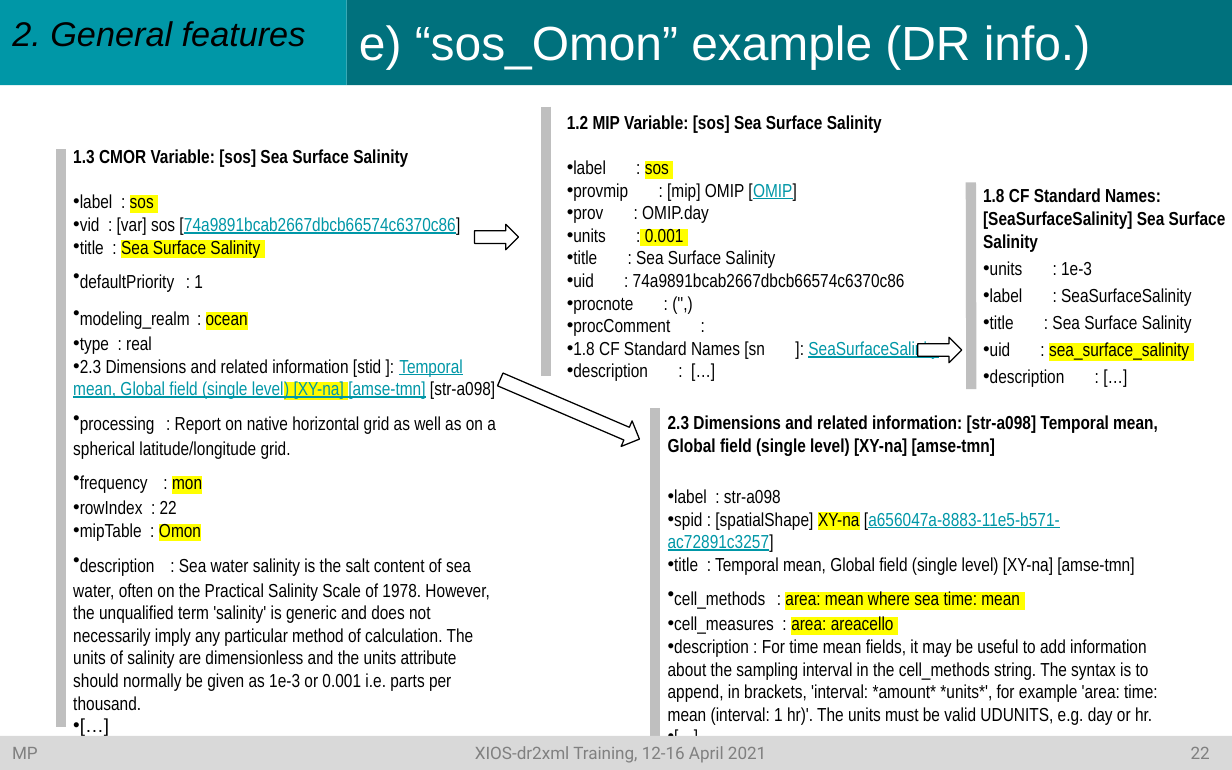
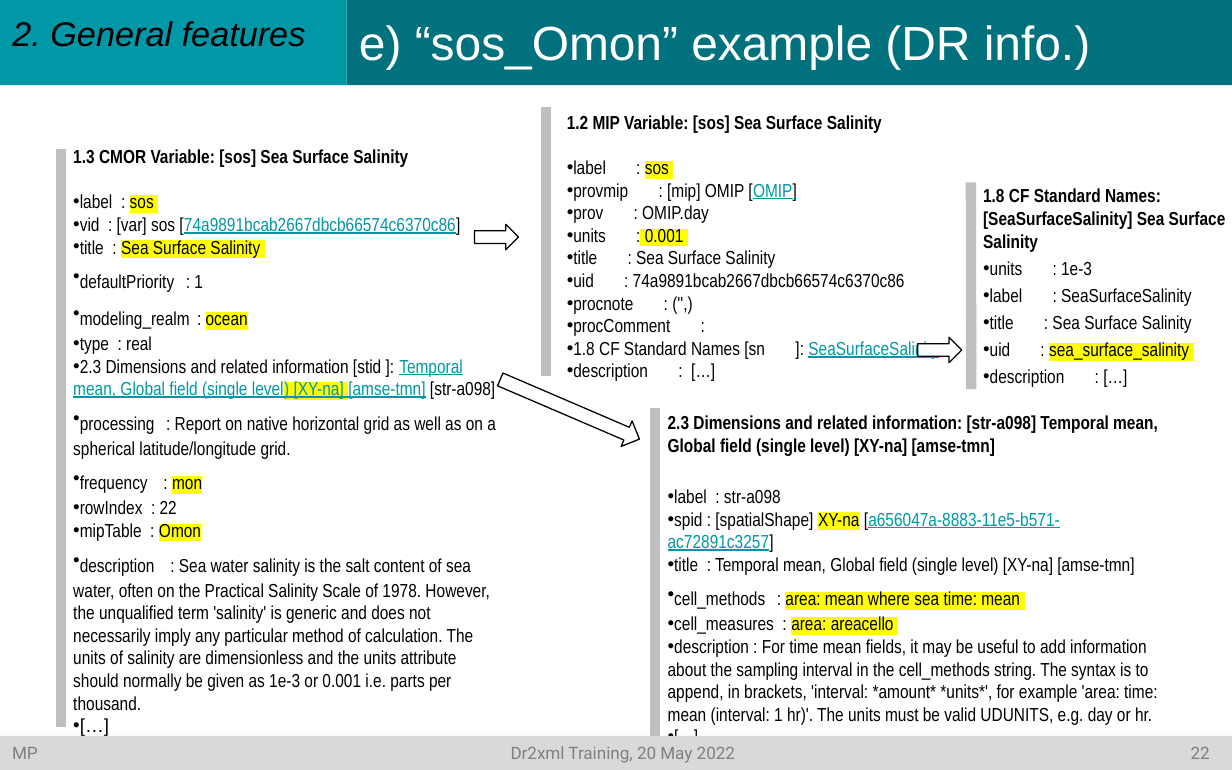
Before and after one commit to rigoudyg/dr2xml, a slide deck: slide 23 of slides/Formation_dr2xml.pptx. Drawn at 1232x770 pixels with LibreOffice and Linux fonts; fonts in the diff are those of the drawing. Boxes give left, top, right and bottom in pixels: in the first picture for what was removed or moved away, otherwise in the second. Text is boxed around its words. In the diff, an @@ line names an element or a change of style, - is before the commit and + after.

Commit message:
slides and docs for dr2xml training on 20.05.2022

```diff
--- a/slides/Formation_dr2xml.pptx
+++ b/slides/Formation_dr2xml.pptx
@@ text in rectangle at [12, 746, 1210, 763]: text changed @@
-MP XIOS-dr2xml Training, 12-16 April 2021 22
+MP Dr2xml Training, 20 May 2022 22
```
Also in this commit, not shown: 42 other slides changed, 3 slides added, 4 other files.
